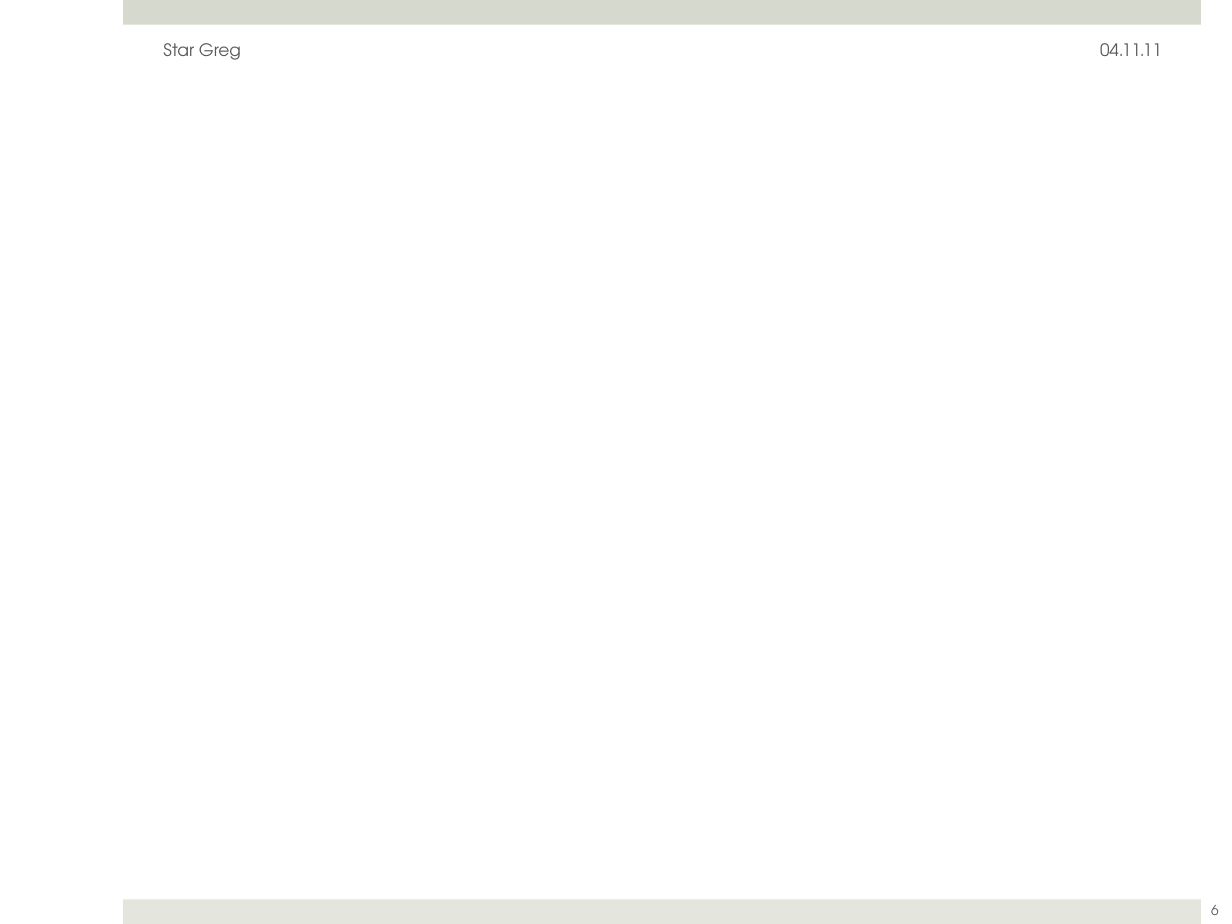
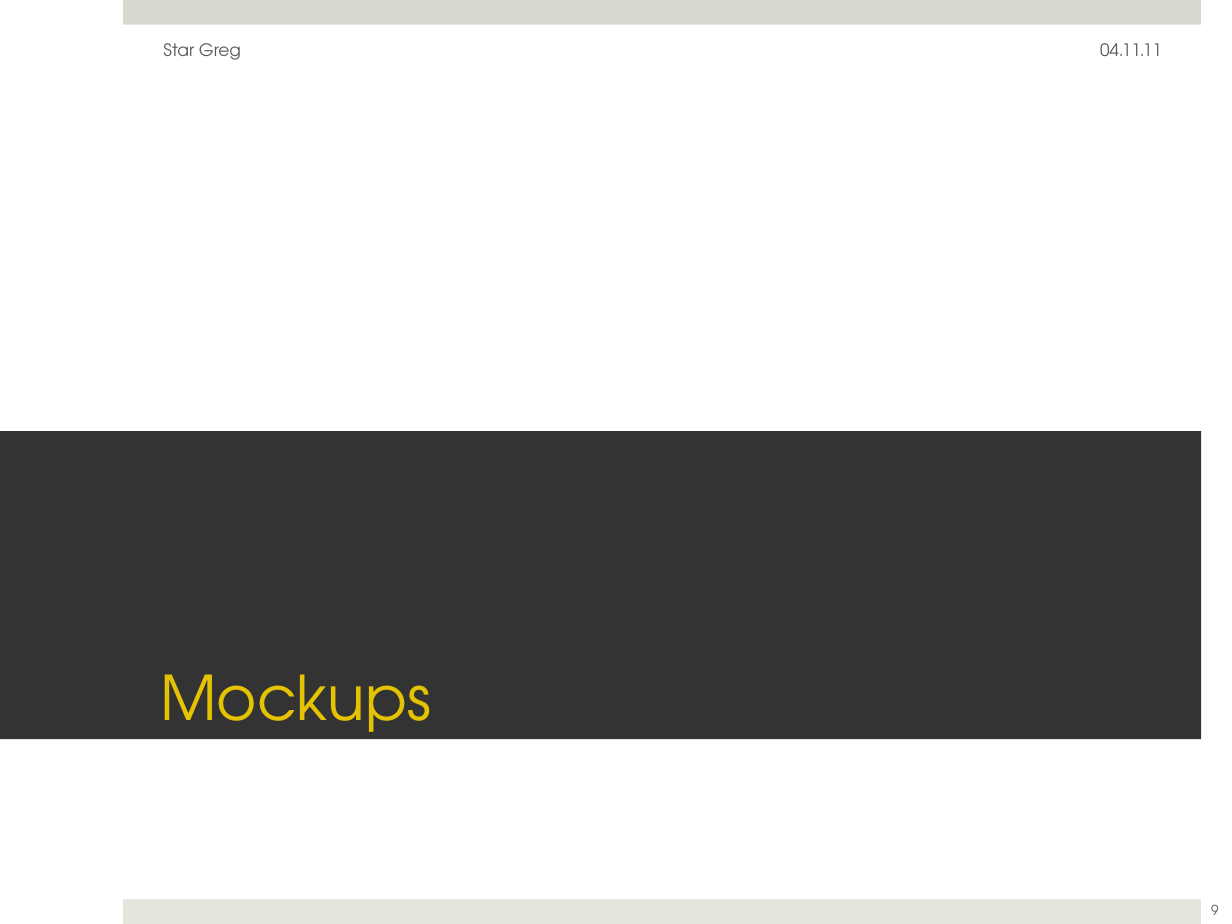
Before and after one commit to ftes/stargreg, a slide deck: slide 9 of 70 Praesentation/30 StarGreg Julia.pptx (slide 6 before the commit). Drawn at 1232x924 pixels with LibreOffice and Linux fonts; fonts in the diff are those of the drawing. Boxes give left, top, right and bottom in pixels: in the first picture for what was removed or moved away, otherwise in the second. Text is boxed around its words. In the diff, an @@ line names an element or a change of style, - is before the commit and + after.

```diff
--- a/70 Praesentation/30 StarGreg Julia.pptx
+++ b/70 Praesentation/30 StarGreg Julia.pptx
@@ title added at [0, 431, 1201, 739], fill #333333, 36 pt, text #E4C402 @@
+Mockups
@@ page number at [1211, 905, 1219, 915]: text changed @@
-6
+9
```
Also in this commit, not shown: 1 other slide changed, 6 slides added.
